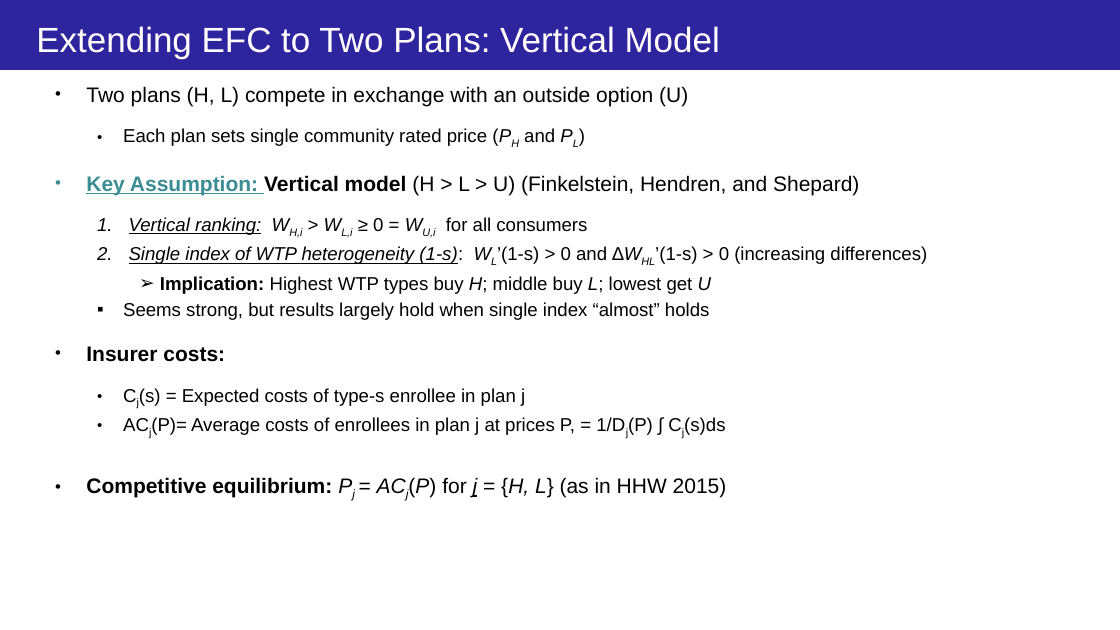
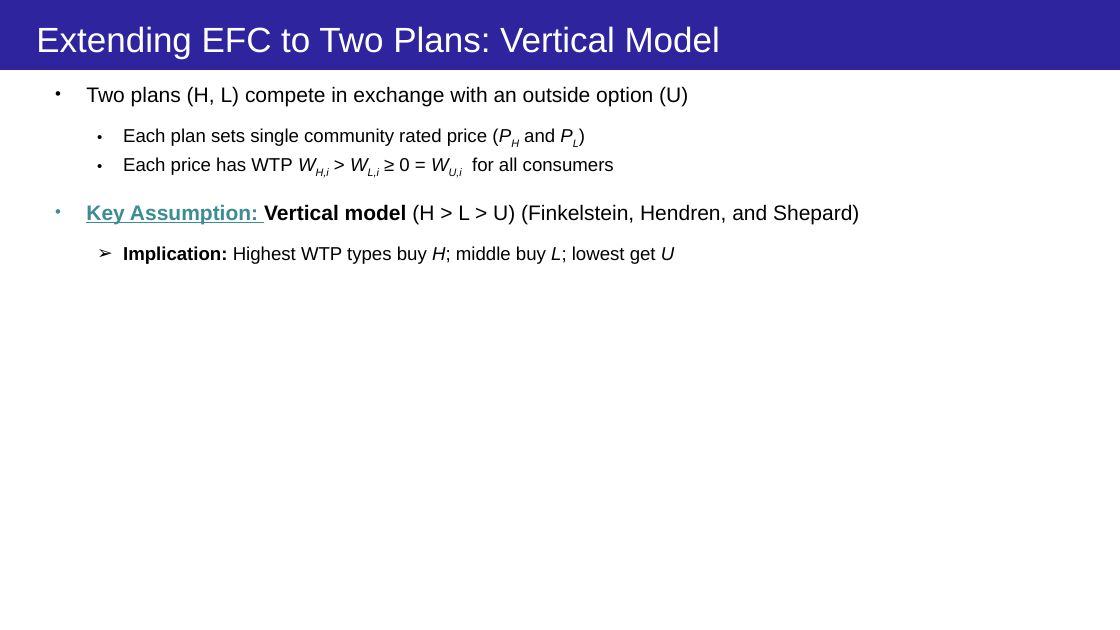
Before and after one commit to alex-hoagland/HAD6750H, a slide deck: slide 49 of Lecture03_AdverseSelection/L3Slides_AdverseSelection_2023W.pptx (slide 45 before the commit). Drawn at 1120x630 pixels with LibreOffice and Linux fonts; fonts in the diff are those of the drawing. Boxes give left, top, right and bottom in pixels: in the first picture for what was removed or moved away, otherwise in the second. Text is boxed around its words. In the diff, an @@ line names an element or a change of style, - is before the commit and + after.

```diff
--- a/Lecture03_AdverseSelection/L3Slides_AdverseSelection_2023W.pptx
+++ b/Lecture03_AdverseSelection/L3Slides_AdverseSelection_2023W.pptx
@@ text at [123, 157, 614, 178]: paragraph added @@
+  • Each price has WTP WH,i > WL,i ≥ 0 = WU,i for all consumers
@@ text at [129, 217, 927, 264]: paragraphs removed @@
-  1. Vertical ranking: WH,i > WL,i ≥ 0 = WU,i for all consumers
-  2. Single index of WTP heterogeneity (1-s): WL’(1-s) > 0 and ∆WHL’(1-s) > 0 (increasing differences)
@@ text at [123, 246, 674, 264]: list level 3 to 2 in "Implication: Highest WTP types buy ..." @@
@@ text at [86, 302, 727, 498]: paragraphs removed @@
-  ▪ Seems strong, but results largely hold when single index “almost” holds
-• Insurer costs:
-  • Cj(s) = Expected costs of type-s enrollee in plan j
-  • ACj(P)= Average costs of enrollees in plan j at prices P, = 1/Dj(P) ∫ Cj(s)ds
-• Competitive equilibrium: Pj = ACj(P) for j = {H, L} (as in HHW 2015)
```
Also in this commit, not shown: 1 other slide changed, 4 slides added, 1 slide removed.
